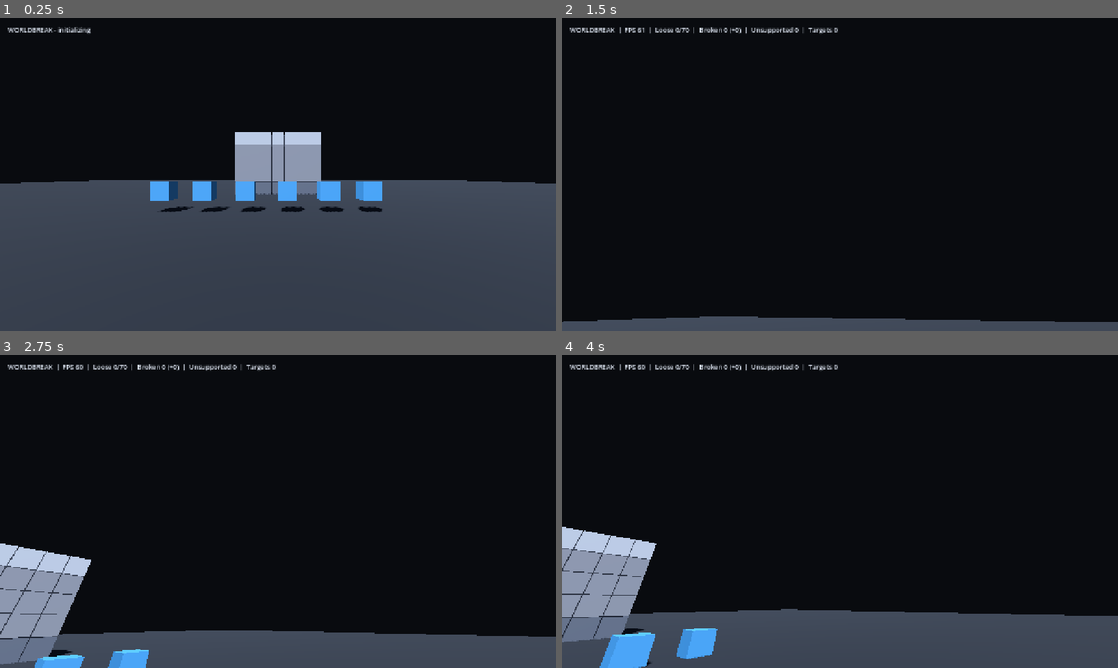
Above: before the commit, frames 1-4 (two rows, left to right).
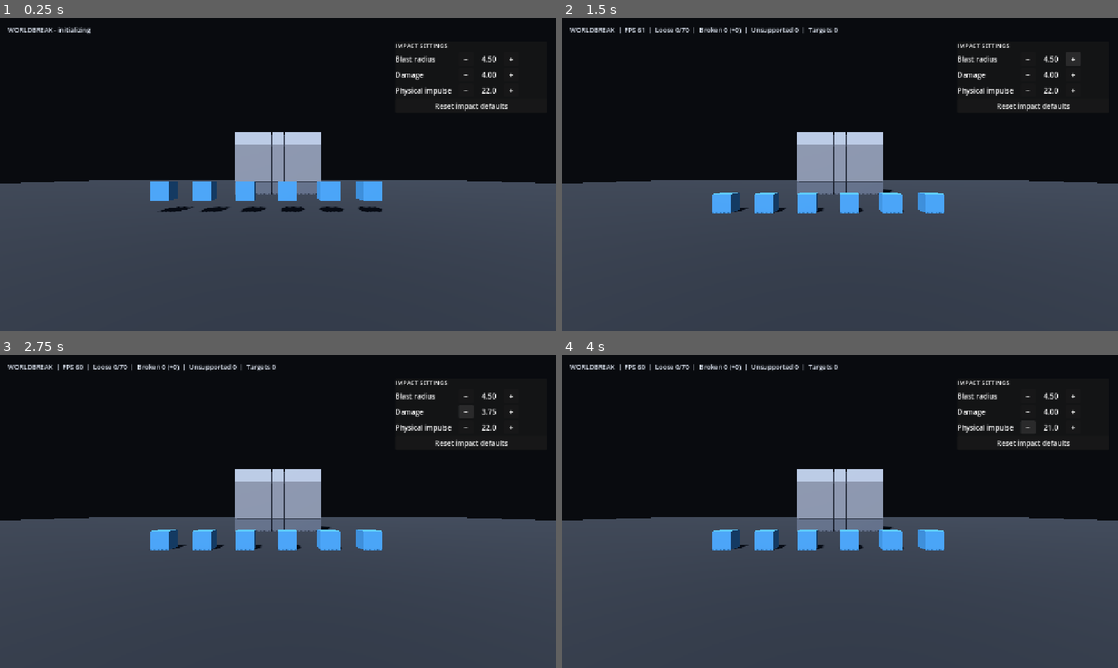
Above: after the commit, the same moments.

Repository: PanDuroDev/Idk
Game: Godot game, scene res://scenes/main.tscn
Same seed, same stepped clock (60 frames per second), same inputs: the game is played once before the commit and once after it.
Inputs (mouse positions are in pixels of both pictures, inside the frame that each line leads up to):
- Up to frame 1 (0.25 s): no input
- Up to frame 2 (1.5 s): click (1029, 58) at 0.5 s, where only the run after the commit has a clickable "−"; click (1073, 58) at 1.25 s, where only the run after the commit has a clickable "+"
- Up to frame 3 (2.75 s): click (467, 411) at 2 s, where only the run after the commit has a clickable "−"
- Up to frame 4 (4 s): click (1073, 411) at 2.75 s, where only the run after the commit has a clickable "+"; click (1029, 426) at 3.5 s, where only the run after the commit has a clickable "−"

The runs differ from the first frame. In frame 1, 0.7% of the frame differs, in the area x 71-93%, y 8-30%; in frame 2, 47%, in the area x 0-100%, y 8-98%; in frame 3, 41%; in frame 4, 36%.

Commit message:
feat(phase-1): add runtime impact controls

Diff:
--- a/scripts/main.gd
+++ b/scripts/main.gd
@@ -22,6 +22,11 @@
 var _total_impacts: int = 0
 var _last_affected_count: int = 0
 var _last_broken_count: int = 0
+var _impact_value_labels: Dictionary = {}
+
+const DEFAULT_BLAST_RADIUS: float = 4.5
+const DEFAULT_BLAST_DAMAGE: float = 4.0
+const DEFAULT_BLAST_IMPULSE: float = 22.0
 
 
 func _ready() -> void:
@@ -41,6 +46,7 @@
 	_player.blast_requested.connect(request_blast)
 
 	_build_hud()
+	_build_impact_controls()
 
 
 func _unhandled_input(event: InputEvent) -> void:
@@ -80,6 +86,7 @@
 		fragment_unsupported,
 		_last_affected_count
 	]
+	_refresh_impact_controls()
 
 
 func request_blast(ray_origin: Vector3, ray_direction: Vector3) -> void:
@@ -213,3 +220,87 @@
 	_hud_label.add_theme_color_override("font_color", Color(0.88, 0.91, 0.96))
 	canvas.add_child(_hud_label)
 	_hud_label.text = "WORLDBREAK - initializing"
+
+
+func adjust_impact_setting(setting: StringName, amount: float) -> void:
+	match setting:
+		&"blast_radius":
+			blast_radius = clampf(blast_radius + amount, 0.5, 12.0)
+		&"blast_damage":
+			blast_damage = clampf(blast_damage + amount, 0.1, 10.0)
+		&"blast_impulse":
+			blast_impulse = clampf(blast_impulse + amount, 1.0, 100.0)
+		_:
+			return
+	_refresh_impact_controls()
+
+
+func reset_impact_settings() -> void:
+	blast_radius = DEFAULT_BLAST_RADIUS
+	blast_damage = DEFAULT_BLAST_DAMAGE
+	blast_impulse = DEFAULT_BLAST_IMPULSE
+	_refresh_impact_controls()
+
+
+func _build_impact_controls() -> void:
+	var panel := PanelContainer.new()
+	panel.name = "ImpactControls"
+	panel.position = Vector2(910.0, 54.0)
+	panel.custom_minimum_size = Vector2(350.0, 0.0)
+	add_child(panel)
+
+	var layout := VBoxContainer.new()
+	layout.add_theme_constant_override("separation", 5)
+	panel.add_child(layout)
+
+	var heading := Label.new()
+	heading.text = "IMPACT SETTINGS"
+	heading.add_theme_font_size_override("font_size", 14)
+	layout.add_child(heading)
+
+	_add_impact_control_row(layout, "Blast radius", &"blast_radius", 0.25)
+	_add_impact_control_row(layout, "Damage", &"blast_damage", 0.25)
+	_add_impact_control_row(layout, "Physical impulse", &"blast_impulse", 1.0)
+
+	var reset_button := Button.new()
+	reset_button.text = "Reset impact defaults"
+	reset_button.tooltip_text = "Restore radius 4.5, damage 4.0, and impulse 22.0"
+	reset_button.pressed.connect(reset_impact_settings)
+	layout.add_child(reset_button)
+	_refresh_impact_controls()
+
+
+func _add_impact_control_row(parent: VBoxContainer, title: String, setting: StringName, step: float) -> void:
+	var row := HBoxContainer.new()
+	parent.add_child(row)
+
+	var name_label := Label.new()
+	name_label.text = title
+	name_label.custom_minimum_size.x = 142.0
+	row.add_child(name_label)
+
+	var decrease_button := Button.new()
+	decrease_button.text = "−"
+	decrease_button.custom_minimum_size.x = 34.0
+	decrease_button.pressed.connect(adjust_impact_setting.bind(setting, -step))
+	row.add_child(decrease_button)
+
+	var value_label := Label.new()
+	value_label.custom_minimum_size.x = 62.0
+	value_label.horizontal_alignment = HORIZONTAL_ALIGNMENT_CENTER
+	row.add_child(value_label)
+	_impact_value_labels[setting] = value_label
+
+	var increase_button := Button.new()
+	increase_button.text = "+"
+	increase_button.custom_minimum_size.x = 34.0
+	increase_button.pressed.connect(adjust_impact_setting.bind(setting, step))
+	row.add_child(increase_button)
+
+
+func _refresh_impact_controls() -> void:
+	if not _impact_value_labels.has(&"blast_radius"):
+		return
+	(_impact_value_labels[&"blast_radius"] as Label).text = "%.2f" % blast_radius
+	(_impact_value_labels[&"blast_damage"] as Label).text = "%.2f" % blast_damage
+	(_impact_value_labels[&"blast_impulse"] as Label).text = "%.1f" % blast_impulse
